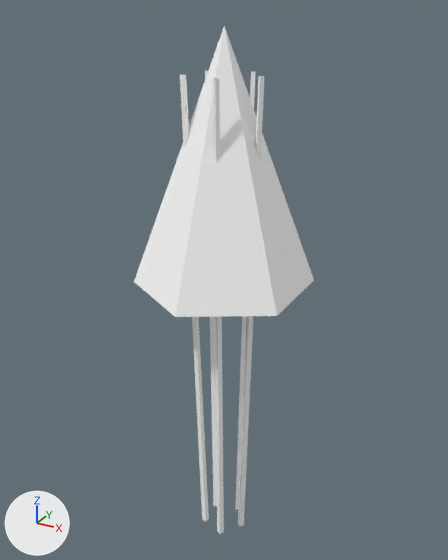
One commit to the Blender file art/env/bamboo_far.blend: the scene before it, then after it.
The view is the same before and after, from a camera (50 mm lens) standing at (4.87, -8.86, 9.95) and looking at (-0.12, 0.21, 5.41). Lighting does not change. The marker at lower left points along +X, +Y and +Z. The first picture is the older version.

Objects in the first picture: 'BambooFar'.
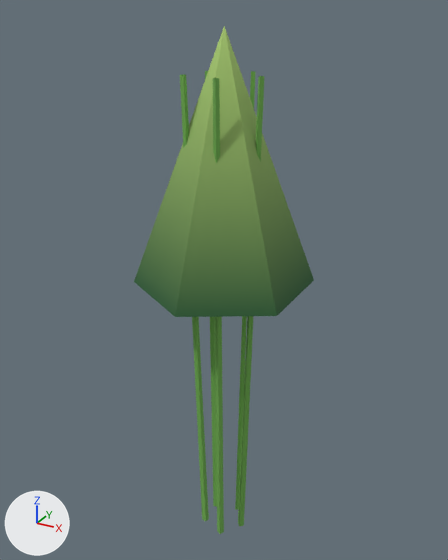
Pixel boxes [x1, y1, x2, y2] of what changed, in the pictures (448 x 560 px):
'BambooFar', recoloured (white to green): [134, 26, 314, 534] in both
part 1 of me_bamboofar, recoloured (darker): [180, 71, 265, 534] in both
part 2 of me_bamboofar, recoloured (darker): [134, 26, 314, 317] in both

Patch to the scene script:
```diff
--- a/art/env/bamboo_far.blend.py
+++ b/art/env/bamboo_far.blend.py
@@ mat_vk_vcol @@
 n0 = _N.new('ShaderNodeBsdfPrincipled'); n0.name = 'Principled BSDF'
-n0.inputs[0].default_value = (1.0, 1.0, 1.0, 1.0)  # 'Base Color', white #ffffff
 n0.inputs[2].default_value = 0.9  # 'Roughness'
 n1 = _N.new('ShaderNodeOutputMaterial'); n1.name = 'Material Output'
+n2 = _N.new('ShaderNodeVertexColor'); n2.name = 'Color Attribute'
+n2.layer_name = 'Color'
 _L.new(n0.outputs[0], n1.inputs[0])  # 'BSDF' to 'Surface'
+_L.new(n2.outputs[0], n0.inputs[0])  # 'Color' to 'Base Color'
@@ me_bamboofar @@
 me_bamboofar.from_pydata(...)  # 47 vertices, 27 faces; spans x -1.39..1.39, y -1.6..1.6, z 0.0..9.7
 # used by ob_bamboofar; location = (0.0, 0.0, 0.0)
+# me_bamboofar part 1: 20 faces centred in x -0.46..0.55, y -0.53..0.53, z 4.5 are repainted in the vertex colours; the middle colour goes from green #b0d797 to green #6fae4f
+# me_bamboofar part 2: 7 faces centred in x -0.92..0.92, y -0.8..0.8, z 5.5..6.9 are repainted in the vertex colours; the middle colour goes from green #71a27d to dark green #2a5c34
 me_bamboofar.materials.append(mat_vk_vcol)
```
